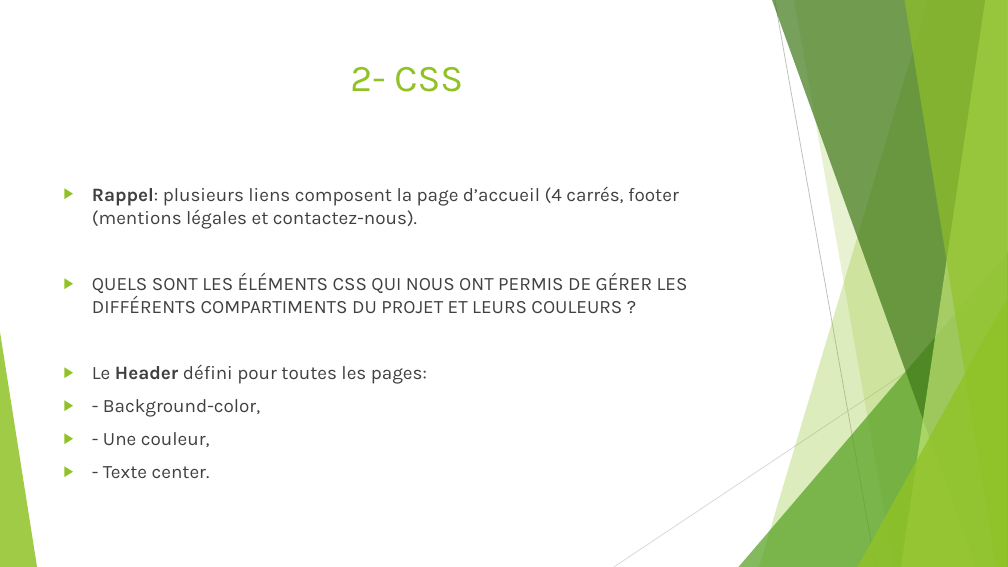
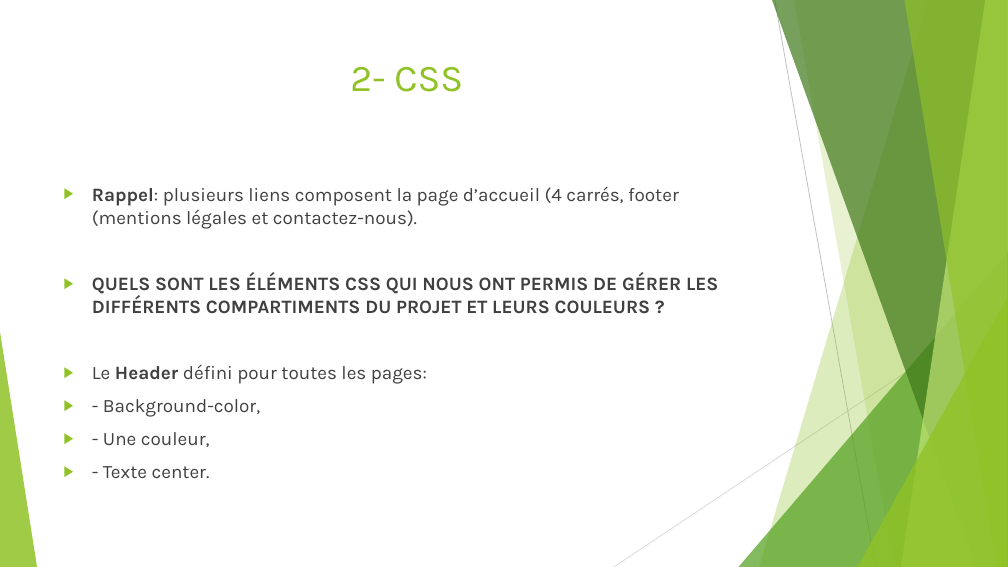
Before and after one commit to SOW-tech/projet3, a slide deck: slide 6 of Présentation Projet3.pptx. Drawn at 1008x567 pixels with LibreOffice and Linux fonts; fonts in the diff are those of the drawing. Boxes give left, top, right and bottom in pixels: in the first picture for what was removed or moved away, otherwise in the second. Text is boxed around its words. In the diff, an @@ line names an element or a change of style, - is before the commit and + after.

```diff
--- a/Présentation Projet3.pptx
+++ b/Présentation Projet3.pptx
@@ text at [92, 273, 718, 314]: bold on in "QUELS SONT LES ÉLÉMENTS CSS QUI NOUS ..." @@
```
Also in this commit, not shown: 8 other slides changed, 2 slides added, 26 other files.
